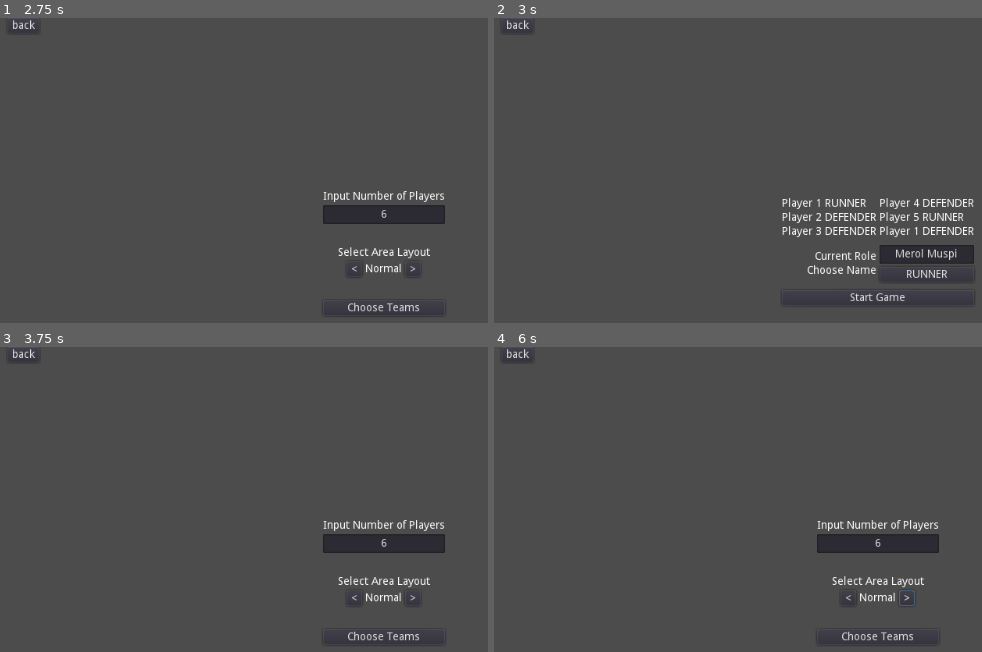
Above: before the commit, frames 1-4 (two rows, left to right).
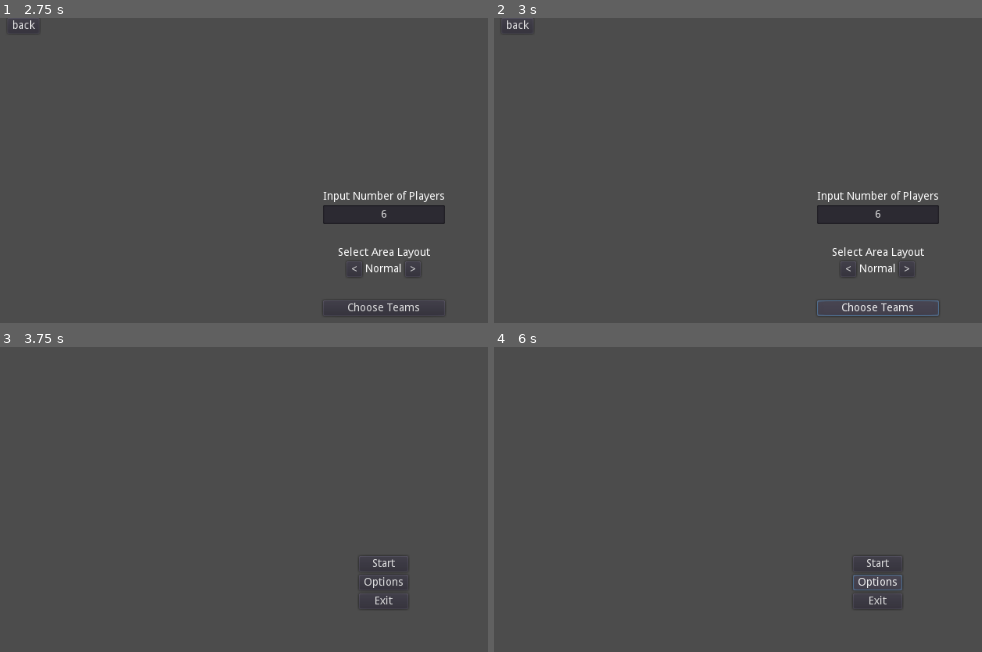
Above: after the commit, the same moments.

Repository: kqnunez/PATINTER.iO
Game: Godot game, scene res://Start_ExitGameUI.tscn
Two runs of this game, one before a commit and one after it. Both use one fixed random seed, a clock stepped at 60 frames per second and the inputs below.
Inputs (mouse positions are in pixels of both pictures, inside the frame that each line leads up to):
- Up to frame 1 (2.75 s): click "Start" at 0.5 s; click "back" at 1.25 s; click "Start" at 2 s
- Up to frame 2 (3 s): click "Choose Teams" at 2.75 s
- Up to frame 3 (3.75 s): click "back" at 3.5 s
- Up to frame 4 (6 s): click (850, 597) at 4.25 s, where only the run before the commit has a clickable "<"; click (908, 597) at 5 s, where only the run before the commit has a clickable ">"; click (879, 581) at 5.75 s, where only the run after the commit has a clickable "Options"

Frame 1 is identical in both runs. In frame 2, 5.3% of the frame differs, in the area x 59-99%, y 56-98%; in frame 3, 2.7%; in frame 4, 2.8%.
Error before the commit: Invalid get index 'playerNo' (on base: 'String'). (res://SceneManager.gd:14)
Error after the commit: Invalid set index 'playerNo' (on base: 'String') with value of type 'int'. (res://SceneManager.gd:14)

Commit message:
Update InputNoOfPlayer_PlayAreaLayoutUI.gd

Diff:
--- a/InputNoOfPlayer_PlayAreaLayoutUI.gd
+++ b/InputNoOfPlayer_PlayAreaLayoutUI.gd
@@ -19,8 +19,8 @@
 
 func _on_roleSelectButton_pressed():
 	playerNo = int($gameSettingMenu/verticalCenter/sideMargins/menuButtons/noOfPlayers/noOfPlayersInput.get_text())
-	get_tree().change_scene("res://InputPlayerRole_NameUI.tscn")
-	SceneManager.passPlayerNoLayout("res://InputNoOfPlayer_PlayAreaLayoutUI.tscn", "res://InputPlayerRole_NameUI.tscn")
+	print("At input: ", playerNo)
+	SceneManager.passPlayerNoLayout(self, "res://InputPlayerRole_NameUI.tscn")
 
 func _on_back_pressed():
 	get_tree().change_scene("res://Start_ExitGameUI.tscn")
